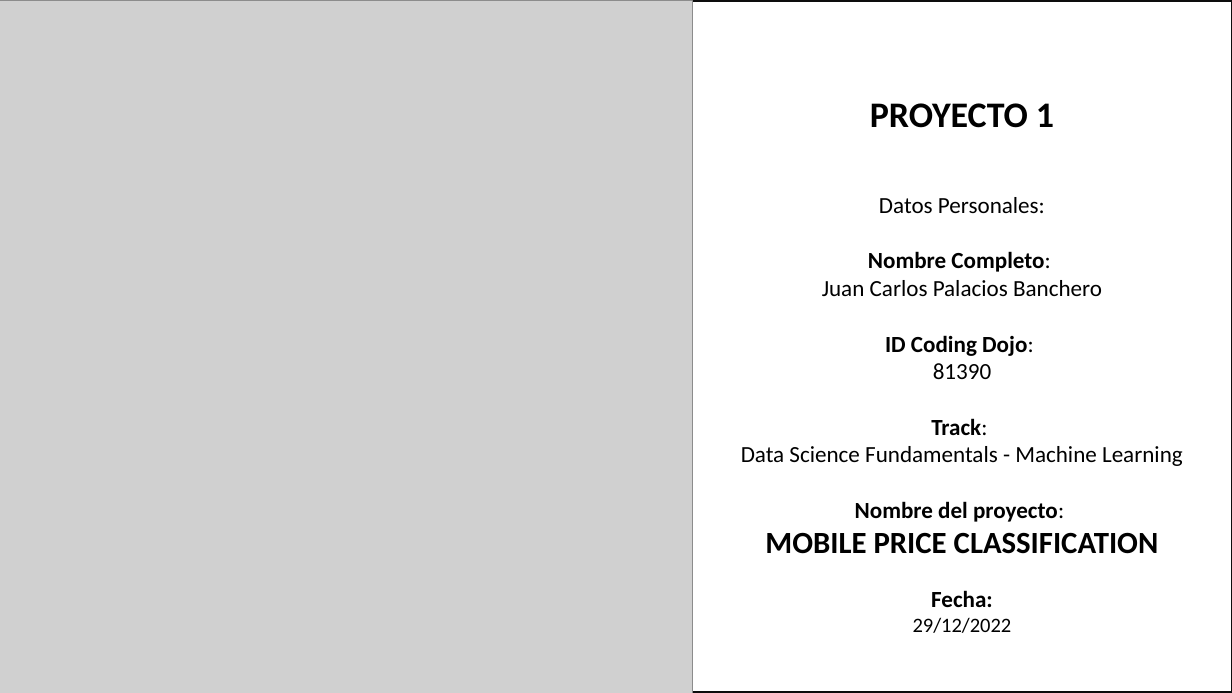
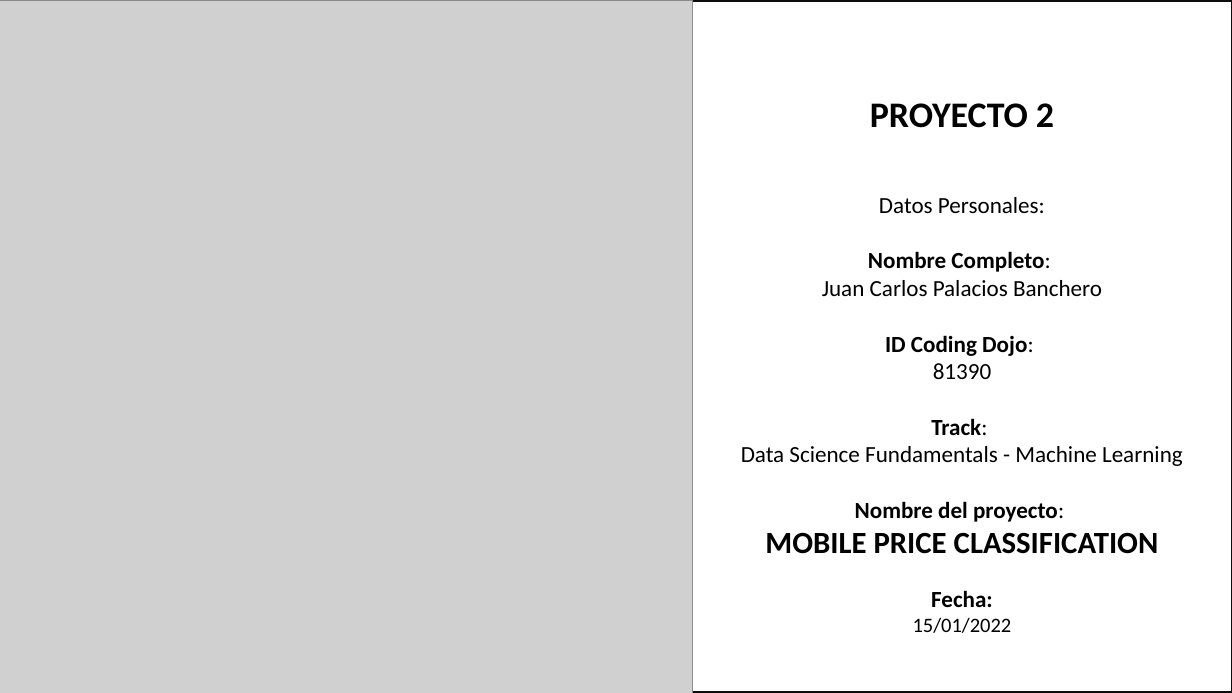
Before and after one commit to jcpalaciosb/Clasificacion_de_Precios, a slide deck: slide 1 of Proyecto 2 - Analisis Exploratorio.pptx. Drawn at 1232x693 pixels with LibreOffice and Linux fonts; fonts in the diff are those of the drawing; grey boxes stand for pictures. Boxes give left, top, right and bottom in pixels: in the first picture for what was removed or moved away, otherwise in the second. Text is boxed around its words. In the diff, an @@ line names an element or a change of style, - is before the commit and + after.

```diff
--- a/Proyecto 2 - Analisis Exploratorio.pptx
+++ b/Proyecto 2 - Analisis Exploratorio.pptx
@@ text in rectangle at bbox=[870, 103, 1054, 128]: text changed @@
-PROYECTO 1
+PROYECTO 2
@@ text in rectangle at bbox=[913, 617, 1012, 633]: text changed @@
-29/12/2022
+15/01/2022
```
Also in this commit, not shown: 4 other slides changed, 1 slide added.
